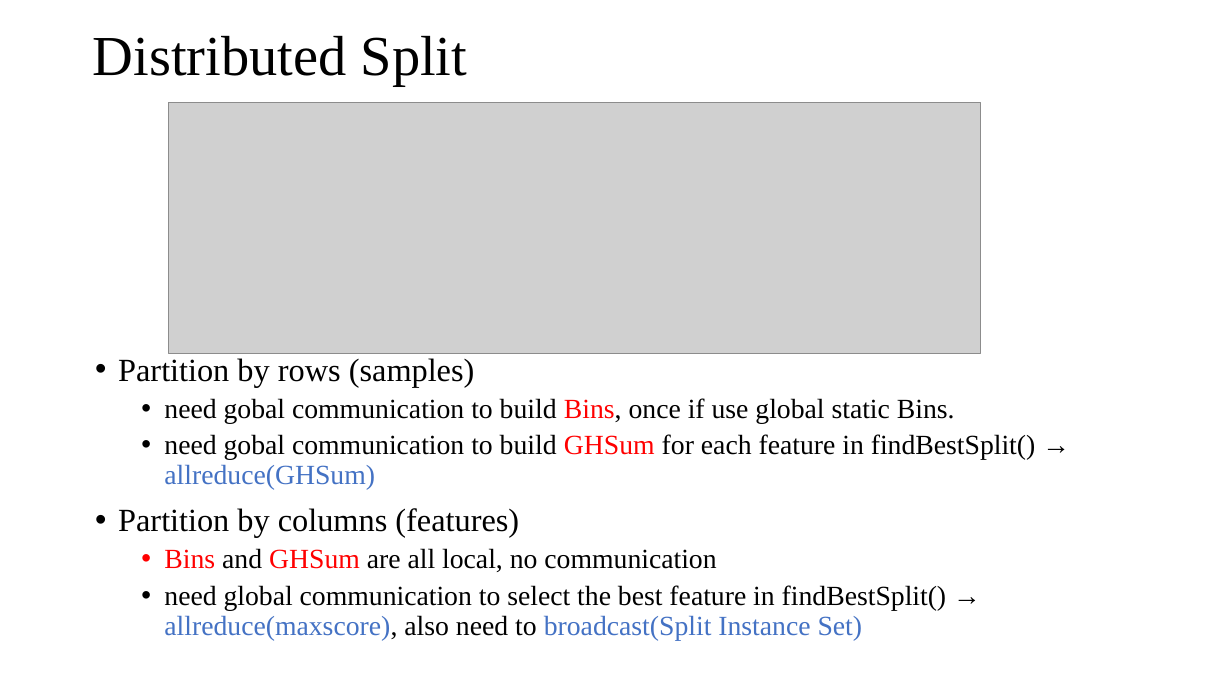
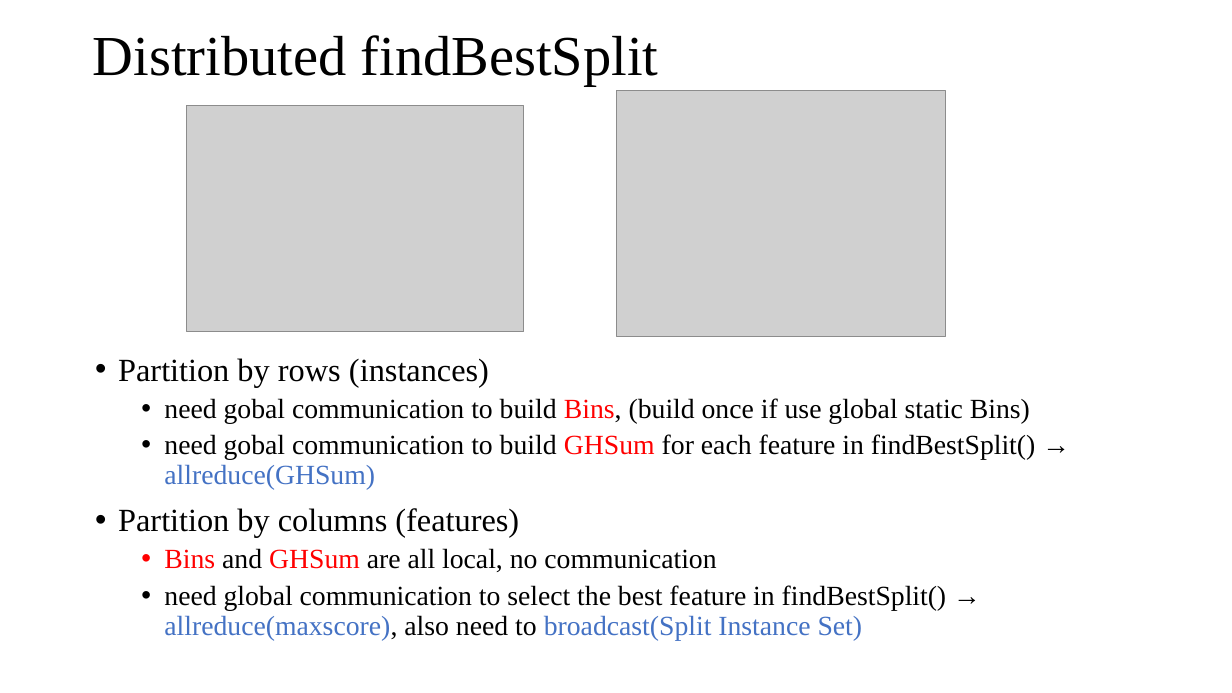
Before and after one commit to DSC-SPIDAL/harp, a slide deck: slide 5 of doc/meeting/0919-DistributedGBT-II/DistributedGBT-II-09192018.pptx. Drawn at 1232x693 pixels with LibreOffice and Linux fonts; fonts in the diff are those of the drawing; grey boxes stand for pictures. Boxes give left, top, right and bottom in pixels: in the first picture for what was removed or moved away, otherwise in the second. Text is boxed around its words. In the diff, an @@ line names an element or a change of style, - is before the commit and + after.

Commit message:
update 0919-DistributedGBT-II, final

```diff
--- a/doc/meeting/0919-DistributedGBT-II/DistributedGBT-II-09192018.pptx
+++ b/doc/meeting/0919-DistributedGBT-II/DistributedGBT-II-09192018.pptx
@@ title at (x1=93, y1=35, x2=659, y2=86): text changed @@
-Distributed Split
+Distributed findBestSplit
@@ picture removed at (x1=168, y1=103, x2=981, y2=354) @@
@@ picture added at (x1=187, y1=105, x2=524, y2=332) @@
@@ picture added at (x1=616, y1=91, x2=945, y2=336) @@
@@ text at (x1=118, y1=358, x2=1030, y2=424): text changed @@
-• Partition by rows (samples)
-  • need gobal communication to build Bins, once if use global static Bins.
+• Partition by rows (instances)
+  • need gobal communication to build Bins, (build once if use global static Bins)
```
Also in this commit, not shown: 14 other slides changed, 1 slide added, 1 slide removed, 4 other files.
